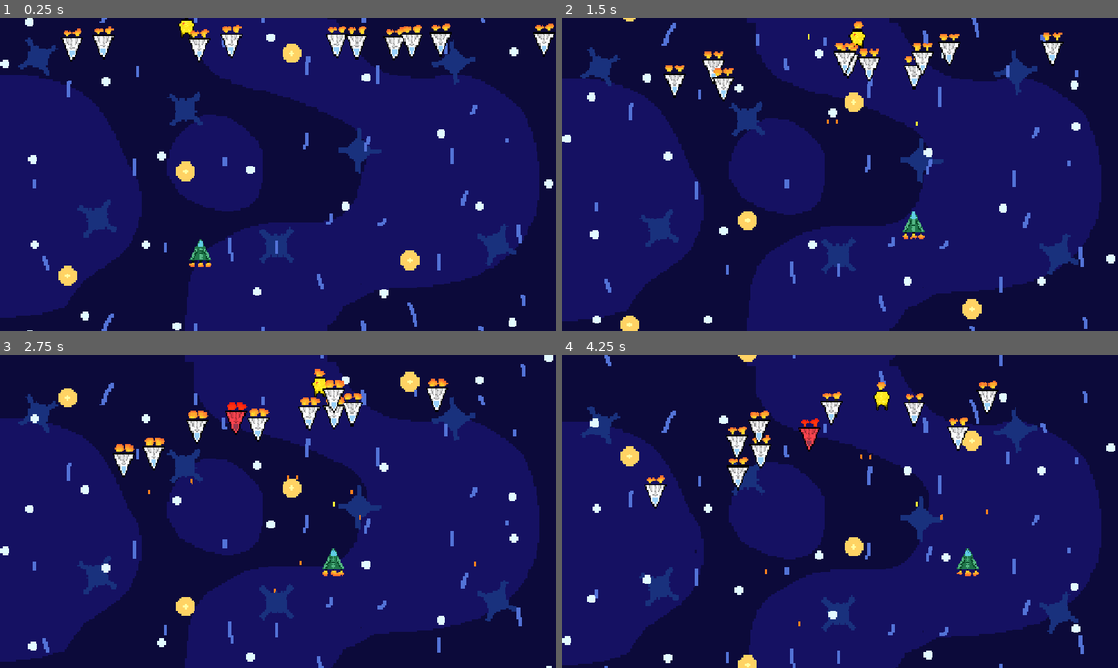
Above: before the commit, frames 1-4 (two rows, left to right).
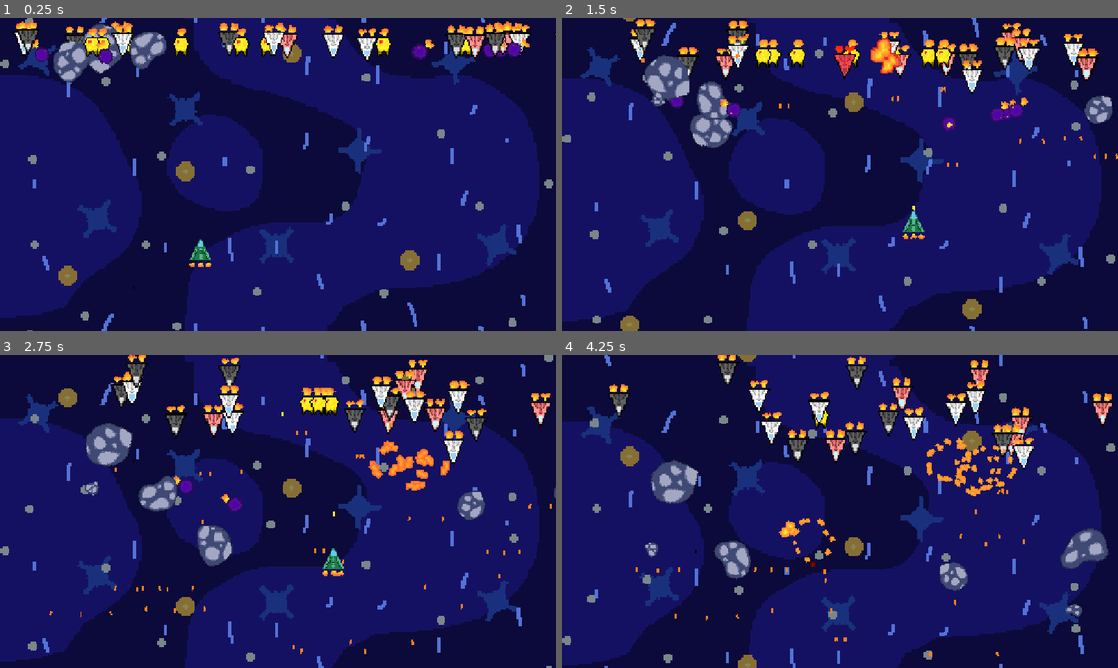
Above: after the commit, the same moments.

Repository: andreyka101/game_project_1
Game: Godot game, scene res://ALL_scenes/level/level.tscn
Two runs of this game, one before a commit and one after it. Both use one fixed random seed, a clock stepped at 60 frames per second and the inputs below.
Inputs (mouse positions are in pixels of both pictures, inside the frame that each line leads up to):
- Up to frame 1 (0.25 s): no input
- Up to frame 2 (1.5 s): move the mouse to (962, 158) at 0.52 s; tap Space (attack) at 0.6, 1.35 s; move the mouse to (728, 190) at 1.27 s
- Up to frame 3 (2.75 s): move the mouse to (333, 442) at 2.02 s; tap Space (attack) at 2.1 s
- Up to frame 4 (4.25 s): move the mouse to (812, 574) at 2.77 s; tap Space (attack) at 2.85, 3.6 s; move the mouse to (1006, 558) at 3.52 s

The runs differ from the first frame. In frame 1, 8.5% of the frame differs, in the area x 0-100%, y 0-100%; in frame 2, 10%; in frame 3, 11%; in frame 4, 12%.

Commit message:
efefeffe

Diff:
--- a/ALL_scenes/bullet/bullet.gd
+++ b/ALL_scenes/bullet/bullet.gd
@@ -1,12 +1,12 @@
 extends CharacterBody2D
 
 
-var damage_bullet = 100
+var damage_bullet = 150
 
 
 func _physics_process(delta: float) -> void:
 	# постоянная скорость пули
-	self.position.y -= 400 * delta
+	self.position.y -= 600 * delta
 	#self.velocity.y = -300
 
 
--- a/ALL_scenes/galaxy_ship/galaxy_ship.gd
+++ b/ALL_scenes/galaxy_ship/galaxy_ship.gd
@@ -4,12 +4,12 @@
 @onready var level = $".."
 @onready var marker:Marker2D = $"./Marker2D"
 var attack_bool:bool = false
-var hp_player = 300
+var hp_player = 500
 @onready var sprite:AnimatedSprite2D = $AnimatedSprite2D
 var not_death = true
 #var damage = false
 
-var hp_start_player = 300
+var hp_start_player = 500
 # 250
 
 
--- a/ALL_scenes/galaxy_ship/galaxy_ship.tscn
+++ b/ALL_scenes/galaxy_ship/galaxy_ship.tscn
@@ -176,7 +176,7 @@
 position = Vector2(0, -37)
 
 [node name="Timer" type="Timer" parent="."]
-wait_time = 0.5
+wait_time = 0.374
 autostart = true
 
 [connection signal="timeout" from="Timer" to="." method="_on_timer_timeout"]
--- a/ALL_scenes/level/level.gd
+++ b/ALL_scenes/level/level.gd
@@ -1,9 +1,17 @@
 extends Node2D
+
+
+var num_level_hard = 1
+var num_level_text = 1
+var price_level = 150
+
+
 
 
 
 
 func _ready() -> void:
+	method_level()
 
 	# тип врага 1 - метеорит
 	#var meteorite_scene = load("res://ALL_scenes/meteorite/meteorite.tscn")
@@ -17,13 +25,13 @@
 
 
 	# тип врага 2 - белый корабль
-	var enemyShip_1_scene = load("res://ALL_scenes/enemyShip_1/enemy_ship_1.tscn")
-	for i in range(10):
-		# создаём корабли в случайных координатах по x
-		var enemyShip_1:Area2D = enemyShip_1_scene.instantiate()
-		# enemyShip_1.position = Vector2(randi_range(-200,1580),50)
-		enemyShip_1.position = Vector2(randi_range(0,1380),50)
-		add_child(enemyShip_1)
+	# var enemyShip_1_scene = load("res://ALL_scenes/enemyShip_1/enemy_ship_1.tscn")
+	# for i in range(10):
+	# 	# создаём корабли в случайных координатах по x
+	# 	var enemyShip_1:Area2D = enemyShip_1_scene.instantiate()
+	# 	# enemyShip_1.position = Vector2(randi_range(-200,1580),50)
+	# 	enemyShip_1.position = Vector2(randi_range(0,1380),50)
+	# 	add_child(enemyShip_1)
 
 
 
@@ -60,6 +68,64 @@
 
 
 
+
+	# тип врага 6 - желтый дрон
+	# var drone_2_scene = load("res://ALL_scenes/drone_2/drone_2.tscn")
+	# for i in range(5):
+		# создаём корабли в случайных координатах по x
+		# # var drone_2:Area2D = drone_2_scene.instantiate()
+		# drone_2.position = Vector2(randi_range(0,1380),50)
+		# add_child(drone_2)
+
+
+
+func method_level():
+	var remainder_price = 6
+	var local_price_level = price_level
+	while(local_price_level != 0):
+		if(local_price_level < remainder_price):
+			remainder_price = local_price_level
+		var rund_num = randi_range(1,remainder_price)
+
+		if(rund_num == 1):
+			var meteorite_scene = load("res://ALL_scenes/meteorite/meteorite.tscn")
+			var meteorite:Area2D = meteorite_scene.instantiate()
+			meteorite.position = Vector2(randi_range(-200,1580),50)
+			add_child(meteorite)
+			local_price_level -= 1
+		if(rund_num == 2):
+			var enemyShip_1_scene = load("res://ALL_scenes/enemyShip_1/enemy_ship_1.tscn")
+			var enemyShip_1:Area2D = enemyShip_1_scene.instantiate()
+			enemyShip_1.position = Vector2(randi_range(0,1380),50)
+			add_child(enemyShip_1)
+			local_price_level -= 2
+		if(rund_num == 3):
+			var enemyShip_2_scene = load("res://ALL_scenes/enemyShip_2/enemy_ship_2.tscn")
+			var enemyShip_2:Area2D = enemyShip_2_scene.instantiate()
+			enemyShip_2.position = Vector2(randi_range(0,1380),50)
+			add_child(enemyShip_2)
+			local_price_level -= 3
+		if(rund_num == 4):
+			var enemyShip_3_scene = load("res://ALL_scenes/enemyShip_3/enemy_ship_3.tscn")
+			var enemyShip_3:Area2D = enemyShip_3_scene.instantiate()
+			enemyShip_3.position = Vector2(randi_range(0,1380),50)
+			add_child(enemyShip_3)
+			local_price_level -= 4
+		if(rund_num == 5):
+			var drone_1_scene = load("res://ALL_scenes/drone_1/drone_1.tscn")
+			var drone_1:Area2D = drone_1_scene.instantiate()
+			drone_1.position = Vector2(randi_range(0,1380),50)
+			add_child(drone_1)
+			local_price_level -= 5
+		if(rund_num == 6):
+			var drone_2_scene = load("res://ALL_scenes/drone_2/drone_2.tscn")
+			var drone_2:Area2D = drone_2_scene.instantiate()
+			drone_2.position = Vector2(randi_range(0,1380),50)
+			add_child(drone_2)
+			local_price_level -= 6
+
+
+
 # обработка нажатий
 func _input(event):
 	# сворачивание экрана на ESC
--- a/ALL_scenes/level/level.tscn
+++ b/ALL_scenes/level/level.tscn
@@ -1,9 +1,8 @@
-[gd_scene load_steps=5 format=3 uid="uid://bdw3xl8387e4f"]
+[gd_scene load_steps=4 format=3 uid="uid://bdw3xl8387e4f"]
 
 [ext_resource type="Script" uid="uid://dod02wyv88h72" path="res://ALL_scenes/level/level.gd" id="1_r62w2"]
 [ext_resource type="PackedScene" uid="uid://cwalhxdtsnydh" path="res://ALL_scenes/parallaxBackground_var_1/parallax_background_var_1.tscn" id="2_33107"]
 [ext_resource type="PackedScene" uid="uid://cwrkixbbjesk6" path="res://ALL_scenes/galaxy_ship/galaxy_ship.tscn" id="2_ekf4v"]
-[ext_resource type="PackedScene" uid="uid://d075b0bi77exp" path="res://ALL_scenes/drone_2/drone_2.tscn" id="4_1d1fn"]
 
 [node name="Level" type="Node2D"]
 script = ExtResource("1_r62w2")
@@ -16,6 +15,3 @@
 [node name="Galaxy_ship" parent="." instance=ExtResource("2_ekf4v")]
 position = Vector2(373, 630)
 scale = Vector2(1.1, 1.1)
-
-[node name="Drone_2" parent="." instance=ExtResource("4_1d1fn")]
-position = Vector2(390, 8)
--- a/ALL_scenes/parallaxBackground_var_1/parallax_background_var_1.tscn
+++ b/ALL_scenes/parallaxBackground_var_1/parallax_background_var_1.tscn
@@ -36,6 +36,7 @@
 motion_mirroring = Vector2(0, 180)
 
 [node name="Sprite2D" type="Sprite2D" parent="ParallaxLayer4"]
+modulate = Color(0.527155, 0.527155, 0.527155, 1)
 texture = ExtResource("4_qr523")
 
 [node name="ParallaxLayer5" type="ParallaxLayer" parent="."]
@@ -43,4 +44,5 @@
 motion_mirroring = Vector2(0, 180)
 
 [node name="Sprite2D" type="Sprite2D" parent="ParallaxLayer5"]
+modulate = Color(0.540732, 0.540732, 0.540732, 1)
 texture = ExtResource("5_q1n8y")
